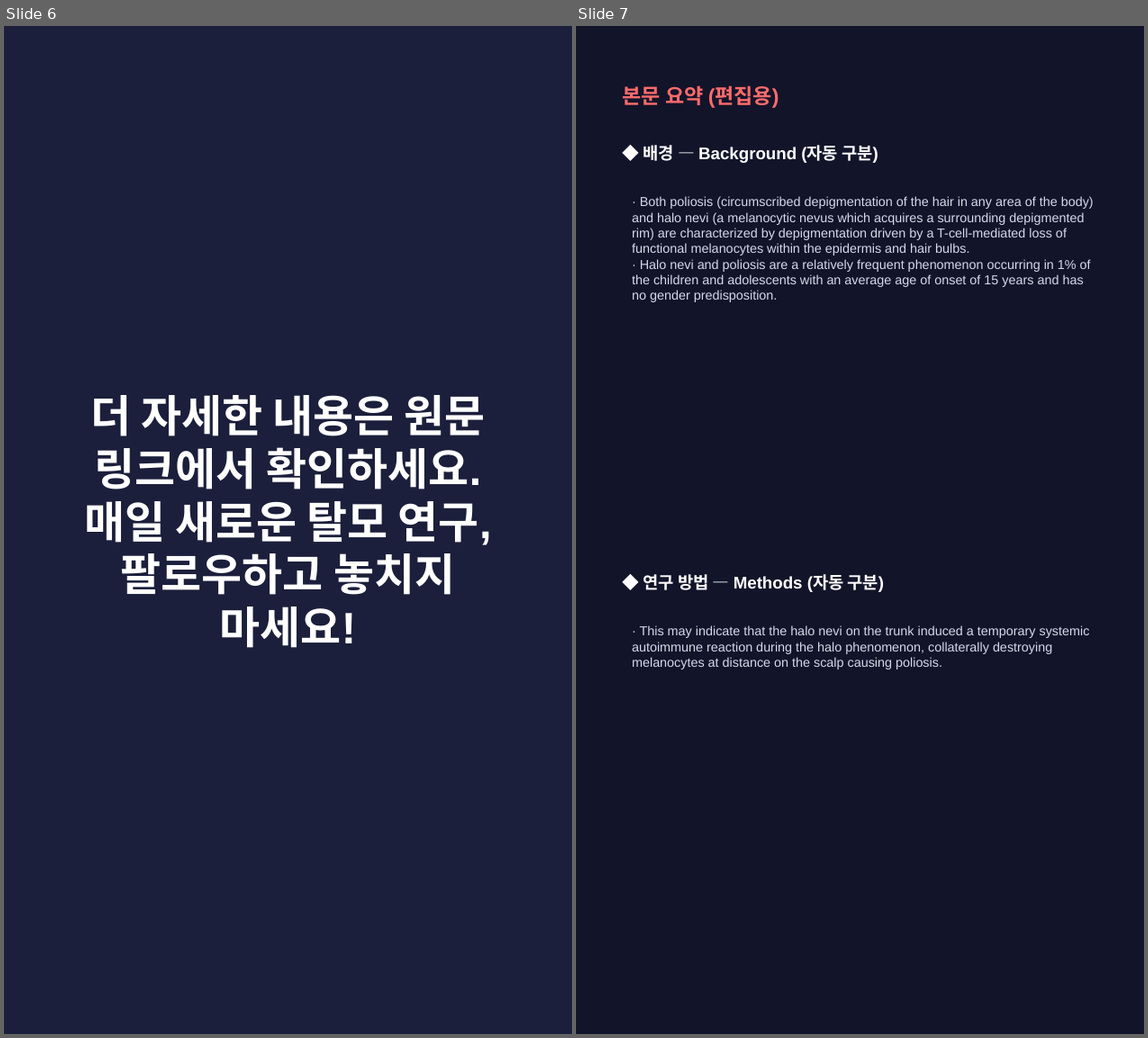
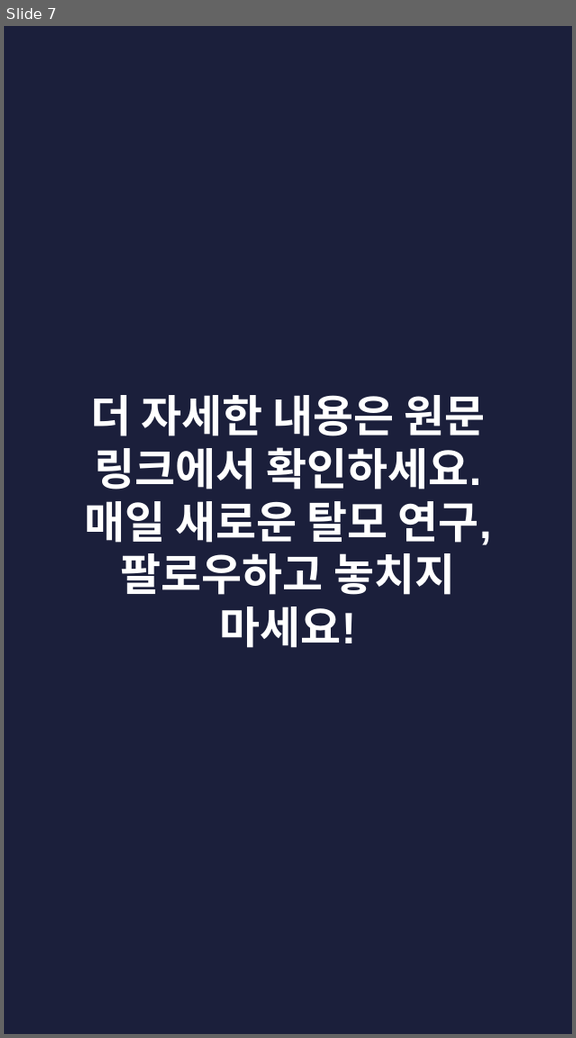
Before and after one commit to hyokang2010-BJ-ANTH/product-builder-test, a slide deck: pwa/data/latest/slides.pptx. Shown side by side, each under a label of ours: slides 6 and 7 before the commit, slide 7 after it. The pictures are 1148x1038 and 576x1038 pixels, drawn with LibreOffice and Linux fonts; fonts in the diff are those of the drawing. Boxes give left, top, right and bottom in pixels: in the first picture for what was removed or moved away, otherwise in the second. Text is boxed around its words. In the diff, an @@ line names an element or a change of style, - is before the commit and + after.

```diff
--- a/pwa/data/latest/slides.pptx
+++ b/pwa/data/latest/slides.pptx
@@ slide 7 removed at (x1=576, y1=26, x2=1144, y2=1034), background #12142A @@
@@ text removed at (x1=623, y1=85, x2=779, y2=108) @@
-본문 요약 (편집용)
@@ text removed at (x1=644, y1=145, x2=878, y2=163) @@
-◆ 배경 — Background (자동 구분)
@@ text removed at (x1=632, y1=196, x2=1094, y2=302) @@
-· Both poliosis (circumscribed depigmentation of the hair in any area of the body) and halo nevi (a melanocytic nevus which acquires a surrounding depigmented rim) are characterized by depigmentation driven by a T-cell-mediated loss of functional melanocytes within the epidermis and hair bulbs.
-· Halo nevi and poliosis are a relatively frequent phenomenon occurring in 1% of the children and adolescents with an average age of onset of 15 years and has no gender predisposition.
@@ text removed at (x1=644, y1=574, x2=885, y2=592) @@
-◆ 연구 방법 — Methods (자동 구분)
@@ text removed at (x1=632, y1=625, x2=1090, y2=670) @@
-· This may indicate that the halo nevi on the trunk induced a temporary systemic autoimmune reaction during the halo phenomenon, collaterally destroying melanocytes at distance on the scalp causing poliosis.
@@ what was slide 6 is now slide 7 @@
```
Also in this commit, not shown: 2 slides changed, 7 slides added, 4 other slides removed, 28 other files.
